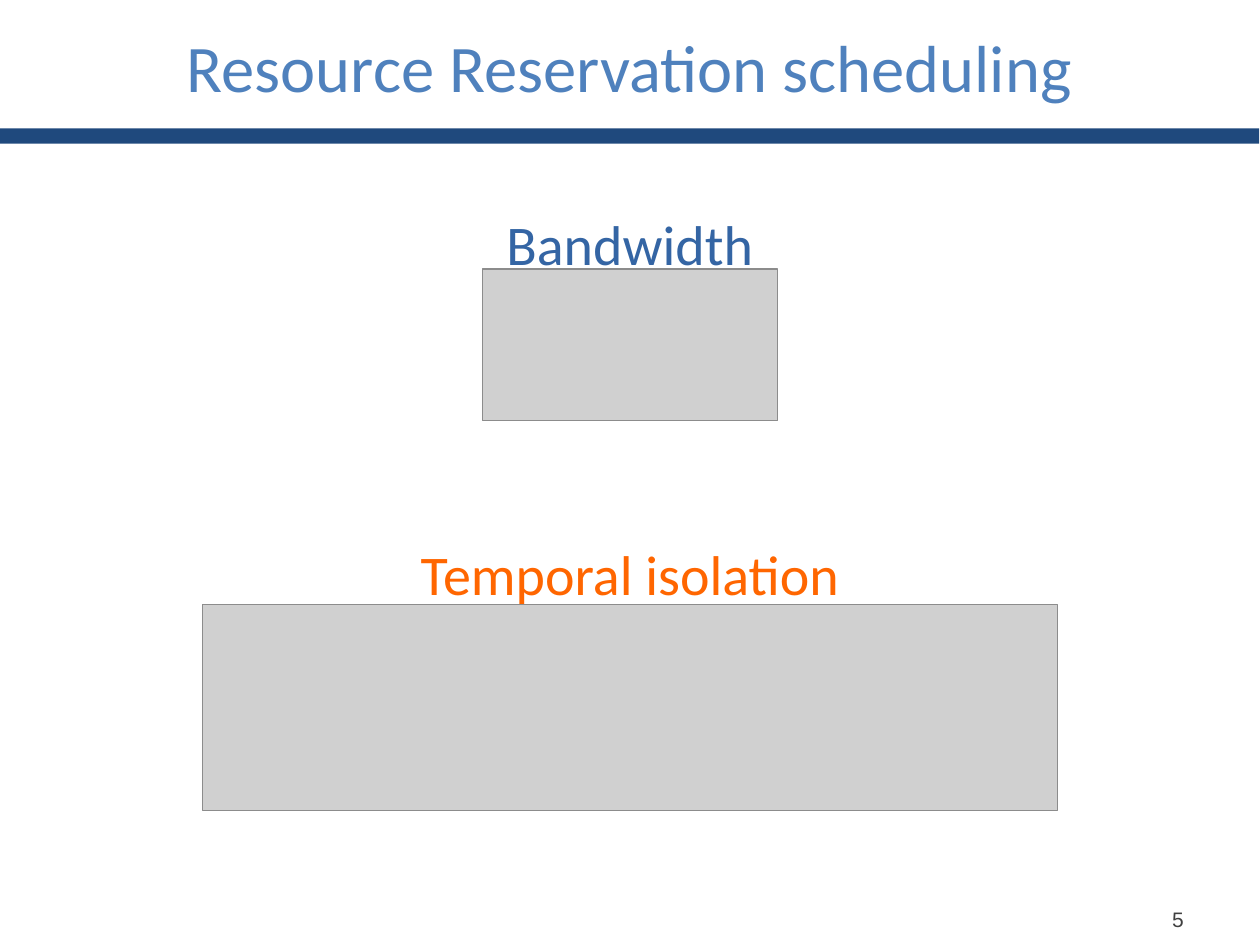
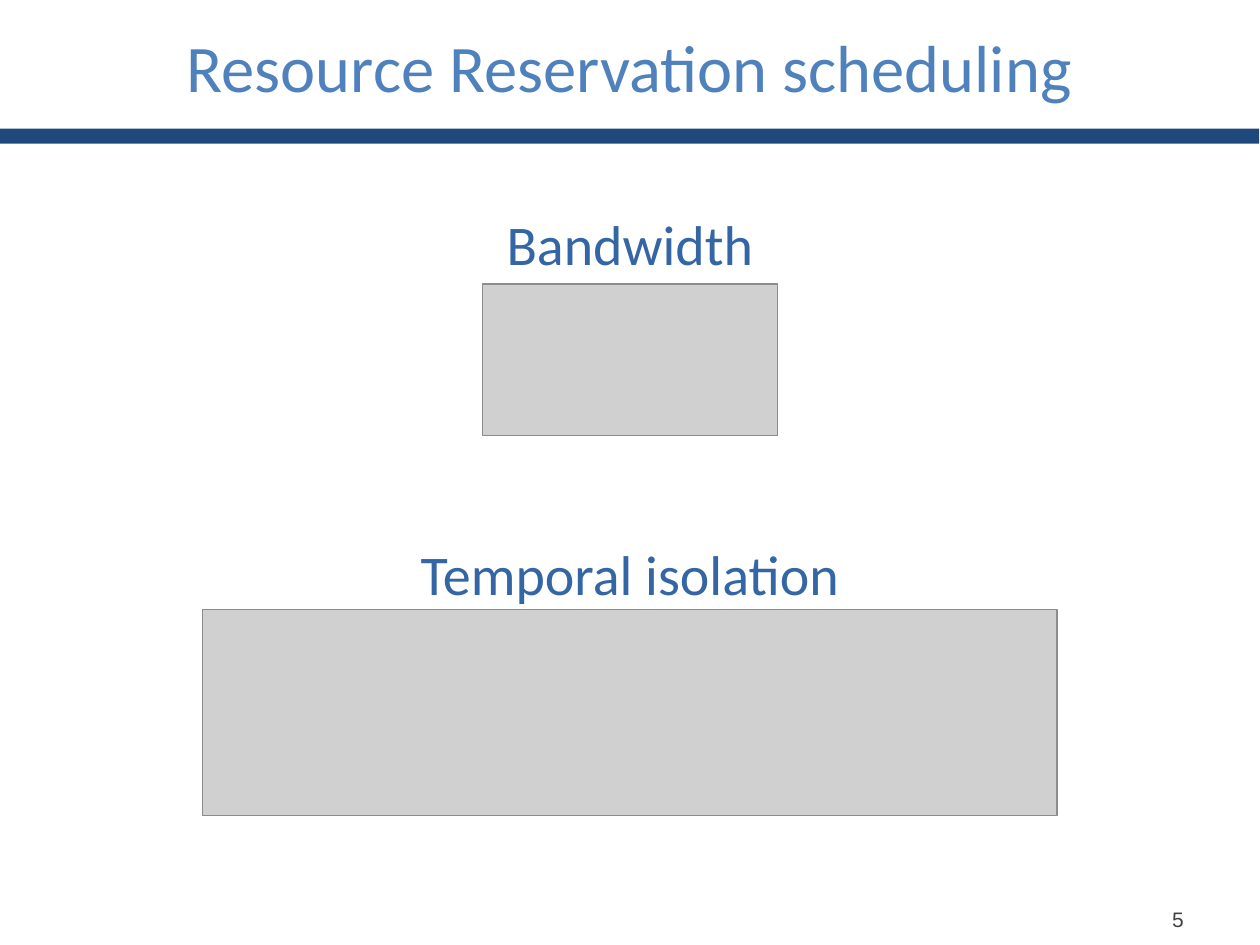
Before and after one commit to GianlucaBortoli/bachelorThesis, a slide deck: slide 6 of slides/slides.pptx. Drawn at 1260x945 pixels with LibreOffice and Linux fonts; fonts in the diff are those of the drawing; grey boxes stand for pictures. Boxes give left, top, right and bottom in pixels: in the first picture for what was removed or moved away, otherwise in the second. Text is boxed around its words. In the diff, an @@ line names an element or a change of style, - is before the commit and + after.

```diff
--- a/slides/slides.pptx
+++ b/slides/slides.pptx
@@ picture: place and size @@
-picture at <box>483,270,779,421</box>
+picture at <box>483,284,779,435</box>
@@ text "Temporal isolation" at <box>421,556,838,604</box>: text colour #FF6600 to #3465A4 @@
@@ picture: place and size @@
-picture at <box>203,605,1057,811</box>
+picture at <box>203,610,1057,815</box>
```
Also in this commit, not shown: 4 other slides changed.
